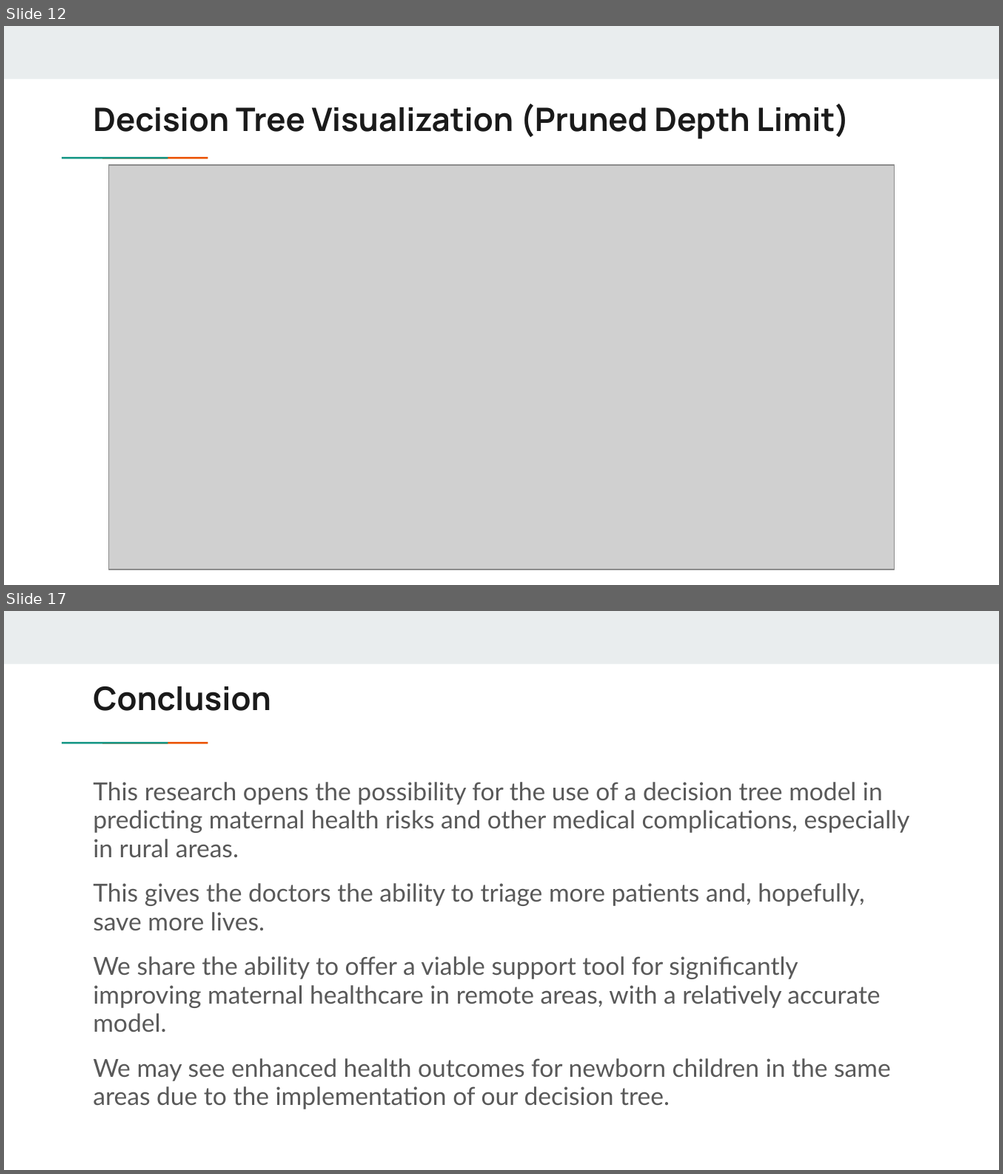
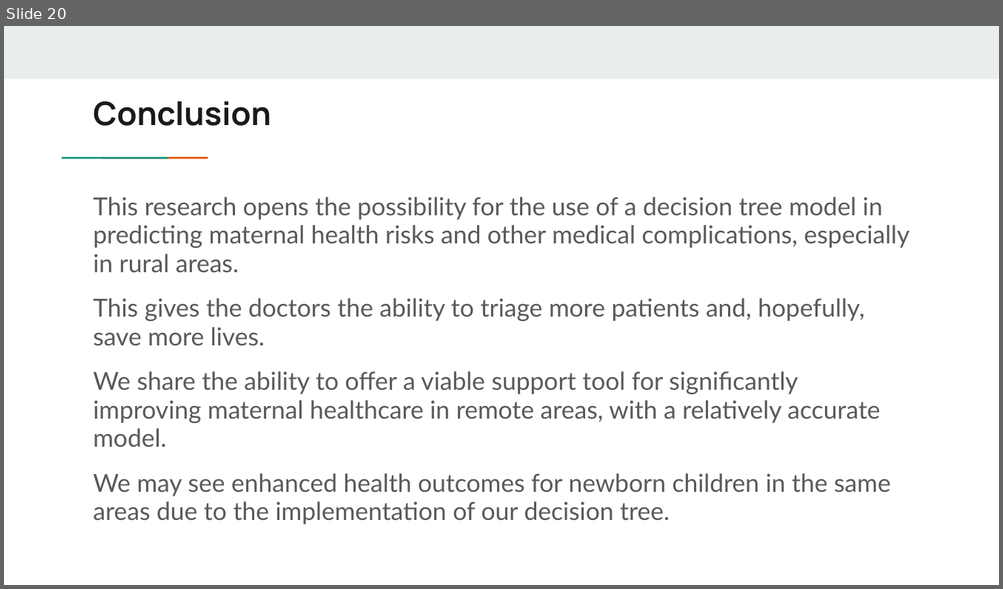
Before and after one commit to mkaturiusd24/USDIntroToAIGroup1, a slide deck: Maternal Health Risk Final Project.pptx. Shown one above the other, each under a label of ours: slides 12 and 17 before the commit, slide 20 after it; the slides between them are not shown. The pictures are 1003x1174 and 1003x589 pixels, drawn with LibreOffice and Linux fonts; fonts in the diff are those of the drawing; grey boxes stand for pictures. Boxes give left, top, right and bottom in pixels: in the first picture for what was removed or moved away, otherwise in the second. Text is boxed around its words. In the diff, an @@ line names an element or a change of style, - is before the commit and + after.

```diff
--- a/Maternal Health Risk Final Project.pptx
+++ b/Maternal Health Risk Final Project.pptx
@@ slide 12 removed at (4, 26, 999, 585), background #FFFFFF; not listed: 3 template elements that a slide beside it also shows @@
@@ title removed at (93, 104, 849, 139) @@
-Decision Tree Visualization (Pruned Depth Limit)
@@ picture removed at (108, 165, 893, 570) @@
@@ what was slide 17 is now slide 20 @@
```
Also in this commit, not shown: 4 slides changed, 6 slides added, 2 other slides removed.
